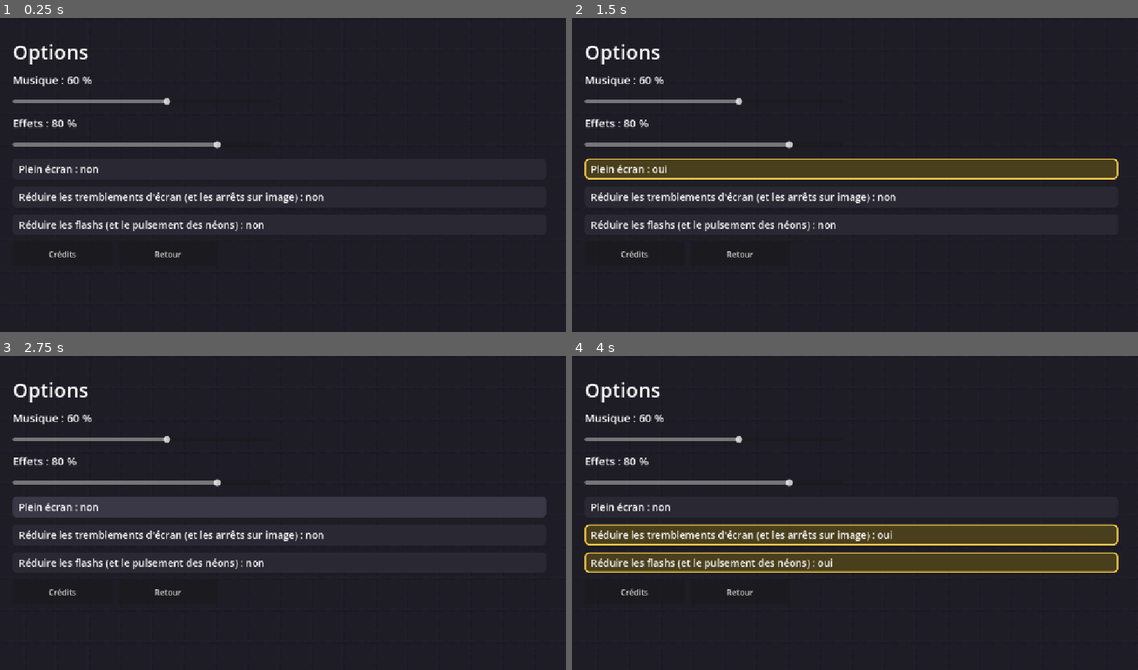
Above: before the commit, frames 1-4 (two rows, left to right).
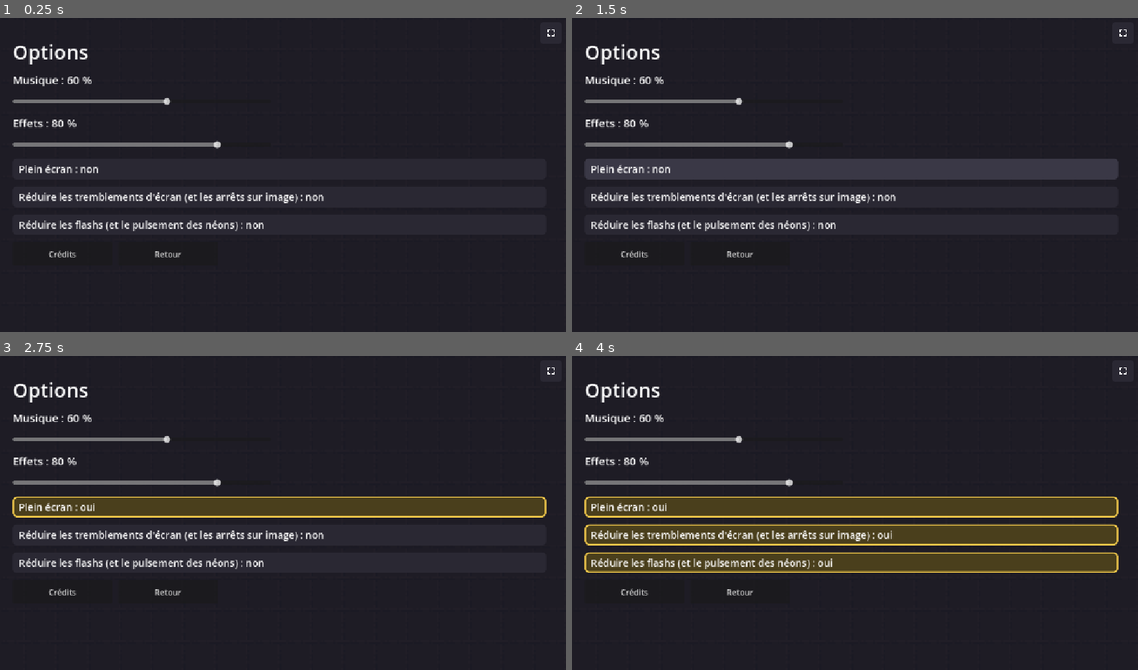
Above: after the commit, the same moments.

Repository: alexandrefelmy-dev/jackpot-donjon
Game: Godot game, scene res://scenes/options.tscn
The game is run twice, just before and just after one commit, with the same random seed, the same clock (stepped at 60 frames per second) and the same inputs. This scene is started directly instead of the project's main scene.
Inputs (mouse positions are in pixels of both pictures, inside the frame that each line leads up to):
- Up to frame 1 (0.25 s): no input
- Up to frame 2 (1.5 s): click (1121, 33) at 0.52 s; click "Plein écran : non" at 1.25 s
- Up to frame 3 (2.75 s): click (277, 506) at 2 s, where only the run before the commit has a clickable "Plein écran : oui"
- Up to frame 4 (4 s): click "Réduire les tremblements d'éc…" at 2.75 s; click "Réduire les flashs (et le pul…" at 3.5 s

The runs differ from the first frame. In frame 1, less than 0.1% of the frame differs, in the area x 96-98%, y 3-6%; in frame 2, 6.4%, in the area x 2-98%, y 3-52%; in frame 3, 6.4%; in frame 4, 6.3%.

Commit message:
v0.8 : plein écran (bouton ⛶ sur tous les écrans, Alt+Entrée, case des Options synchronisée)
Co-Authored-By: Claude Sonnet 5.5 <noreply@anthropic.com>

Diff:
--- a/scenes/options.gd
+++ b/scenes/options.gd
@@ -32,6 +32,14 @@
 	add_child(_minuteur_sauvegarde)
 	Musique.jouer_menu()
 	_construire_interface()
+	_rafraichir()
+	# Alt+Entrée ou le bouton ⛶ peuvent changer le plein écran pendant qu'on est ici : la case suit.
+	if is_instance_valid(PleinEcran.instance):
+		PleinEcran.instance.change.connect(_plein_ecran_change)
+
+
+func _plein_ecran_change(plein_ecran: bool) -> void:
+	case_plein_ecran.set_pressed_no_signal(plein_ecran)
 	_rafraichir()
 
 
--- a/scripts/game_state.gd
+++ b/scripts/game_state.gd
@@ -54,6 +54,7 @@
 	Entrees.enregistrer()
 	charger_options()
 	appliquer_options()
+	PleinEcran.installer()
 
 
 ## Charge les options (une seule fois). Sans sauvegarde possible (mode sans fenêtre), les options par défaut.
--- /dev/null
+++ b/scripts/ui/plein_ecran.gd
@@ -0,0 +1,78 @@
+class_name PleinEcran
+extends CanvasLayer
+## Le plein écran, disponible sur tous les écrans : un petit bouton en haut à droite et le raccourci
+## Alt+Entrée. Ce nœud est ajouté une seule fois à la racine par GameState.demarrer() et survit aux
+## changements d'écran (ce n'est pas un autoload : voir la note de GameState). Le choix est enregistré
+## avec les options ; la case « Plein écran » des Options se met à jour grâce au signal `change`.
+
+## Émis après chaque bascule, avec le nouvel état.
+signal change(plein_ecran: bool)
+
+static var instance: PleinEcran
+
+const TAILLE_BOUTON := 44
+const MARGE := 8
+
+var bouton: Button
+
+
+## Ajoute le bouton et le raccourci à la racine, une seule fois (plus tard dans l'image : la racine est occupée
+## pendant le _ready() d'un écran).
+static func installer() -> void:
+	if is_instance_valid(instance):
+		return
+	instance = PleinEcran.new()
+	(Engine.get_main_loop() as SceneTree).root.add_child.call_deferred(instance)
+
+
+## Bascule le plein écran : l'option est changée, appliquée à la fenêtre et enregistrée.
+static func basculer() -> void:
+	GameState.charger_options()
+	GameState.options.plein_ecran = not GameState.options.plein_ecran
+	GameState.appliquer_options()
+	GameState.sauver_options()
+	if is_instance_valid(instance):
+		instance.change.emit(GameState.options.plein_ecran)
+
+
+func _ready() -> void:
+	layer = 100
+	process_mode = Node.PROCESS_MODE_ALWAYS
+	bouton = Button.new()
+	bouton.focus_mode = Control.FOCUS_NONE  # sinon Espace ou Entrée « cliquerait » ce bouton
+	bouton.icon = _icone_coins()
+	bouton.texture_filter = CanvasItem.TEXTURE_FILTER_NEAREST
+	bouton.tooltip_text = tr("Plein écran (Alt+Entrée)")
+	Cartes.habiller_bouton_mise(bouton)
+	bouton.set_anchors_preset(Control.PRESET_TOP_RIGHT)
+	bouton.offset_left = -(TAILLE_BOUTON + MARGE)
+	bouton.offset_top = MARGE
+	bouton.offset_right = -MARGE
+	bouton.offset_bottom = MARGE + TAILLE_BOUTON
+	bouton.pressed.connect(basculer)
+	add_child(bouton)
+
+
+func _input(evenement: InputEvent) -> void:
+	var touche := evenement as InputEventKey
+	if touche == null or not touche.pressed or touche.echo or not touche.alt_pressed:
+		return
+	if touche.keycode == KEY_ENTER or touche.keycode == KEY_KP_ENTER:
+		basculer()
+		# Sans cela, Alt+Entrée tirerait aussi le levier (Entrée est une touche du levier).
+		get_viewport().set_input_as_handled()
+
+
+## L'icône : quatre coins, comme les boutons « plein écran » habituels (dessinée ici, pas de fichier).
+static func _icone_coins() -> ImageTexture:
+	var taille := 20
+	var longueur := 7
+	var image := Image.create_empty(taille, taille, false, Image.FORMAT_RGBA8)
+	for i in longueur:
+		for epaisseur in 2:
+			for coin in [Vector2i(2, 2), Vector2i(taille - 3, 2), Vector2i(2, taille - 3), Vector2i(taille - 3, taille - 3)]:
+				var sens_x := 1 if coin.x < taille / 2 else -1
+				var sens_y := 1 if coin.y < taille / 2 else -1
+				image.set_pixel(coin.x + sens_x * i, coin.y + sens_y * epaisseur, Color.WHITE)
+				image.set_pixel(coin.x + sens_x * epaisseur, coin.y + sens_y * i, Color.WHITE)
+	return ImageTexture.create_from_image(image)
--- a/tests/test_interface.gd
+++ b/tests/test_interface.gd
@@ -485,6 +485,26 @@
 	reglages.bouton_credits.pressed.emit()
 	verifier(reglages.texte_credits.visible, "« Crédits » affiche les crédits")
 	verifier_dans_la_fenetre(reglages.texte_credits, "texte des crédits")
+	# --- Plein écran : bouton en haut à droite et Alt+Entrée, sur tous les écrans ---
+	var plein := PleinEcran.instance
+	verifier(is_instance_valid(plein) and plein.is_inside_tree() and plein.bouton != null, "le bouton plein écran est installé à la racine du jeu")
+	verifier_dans_la_fenetre(plein.bouton, "bouton plein écran")
+	verifier(plein.bouton.focus_mode == Control.FOCUS_NONE, "…sans focus (Espace et Entrée ne le déclenchent pas)")
+	var etat_avant := GameState.options.plein_ecran
+	plein.bouton.pressed.emit()
+	verifier(GameState.options.plein_ecran != etat_avant, "le bouton bascule l'option plein écran")
+	verifier(reglages.case_plein_ecran.button_pressed == GameState.options.plein_ecran, "…et la case des Options suit")
+	var entree_seule := InputEventKey.new()
+	entree_seule.keycode = KEY_ENTER
+	entree_seule.pressed = true
+	plein._input(entree_seule)
+	verifier(GameState.options.plein_ecran != etat_avant, "Entrée seule ne bascule pas le plein écran")
+	var alt_entree := InputEventKey.new()
+	alt_entree.keycode = KEY_ENTER
+	alt_entree.alt_pressed = true
+	alt_entree.pressed = true
+	plein._input(alt_entree)
+	verifier(GameState.options.plein_ecran == etat_avant, "Alt+Entrée bascule le plein écran")
 	GameState.options = Options.new()
 	GameState.appliquer_options()
 	var echap := InputEventKey.new()
Not shown, added: scripts/ui/plein_ecran.gd.uid
